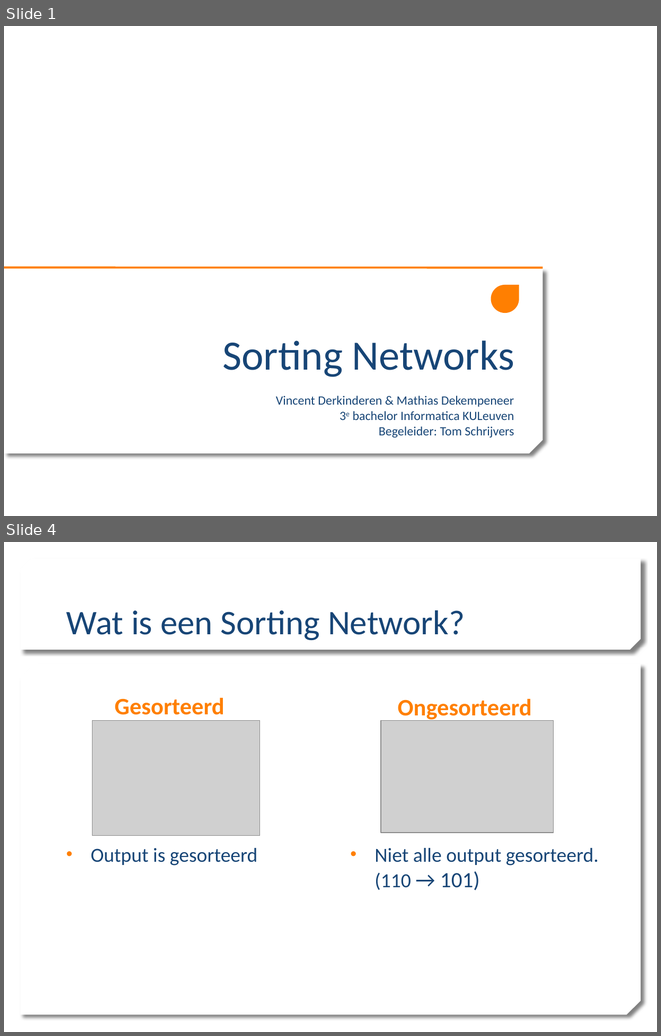
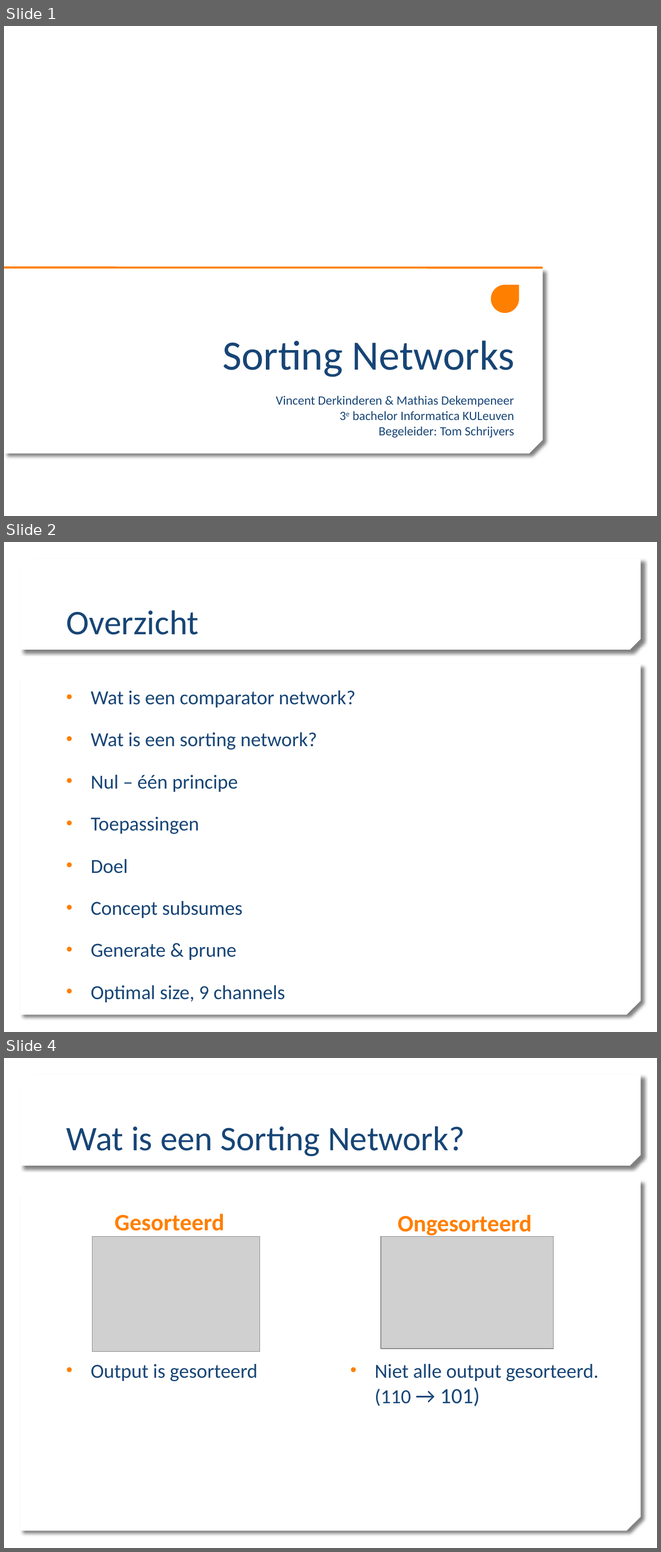
Before and after one commit to mdekempeneer/Research-Optimal-Size-Sorting-Networks, a slide deck: PPP1_WV.pptx. Shown one above the other, each under a label of ours: slides 1 and 4 before the commit, slides 1, 2 and 4 after it; the slides between them are not shown. The pictures are 661x1036 and 661x1552 pixels, drawn with LibreOffice and Linux fonts; fonts in the diff are those of the drawing; grey boxes stand for pictures; background and template pictures are left out. Boxes give left, top, right and bottom in pixels: in the first picture for what was removed or moved away, otherwise in the second. Text is boxed around its words. In the diff, an @@ line names an element or a change of style, - is before the commit and + after.

```diff
--- a/PPP1_WV.pptx
+++ b/PPP1_WV.pptx
@@ slide 2 added at [4, 542, 657, 1032], background picture (left out); not listed: 2 template elements that a slide beside it also shows @@
@@ title added at [66, 610, 199, 635], 38 pt, text #174576 @@
+Overzicht
@@ text added at [91, 690, 355, 1002], 22 pt, text #174576 @@
+• Wat is een comparator network?
+• Wat is een sorting network?
+• Nul – één principe
+• Toepassingen
+• Doel
+• Concept subsumes
+• Generate & prune
+• Optimal size, 9 channels
```
Also in this commit, not shown: 7 slides changed, 4 other slides added, 1 slide removed.
